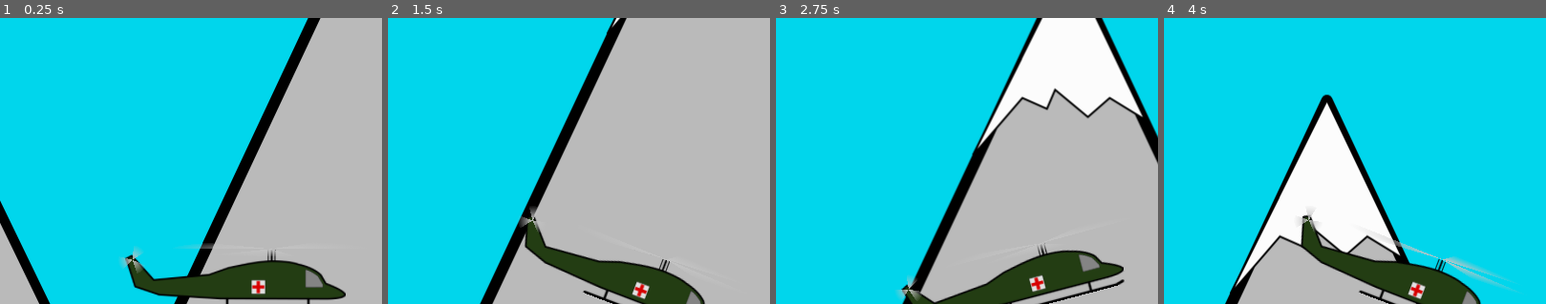
Above: before the commit, frames 1-4 (left to right).
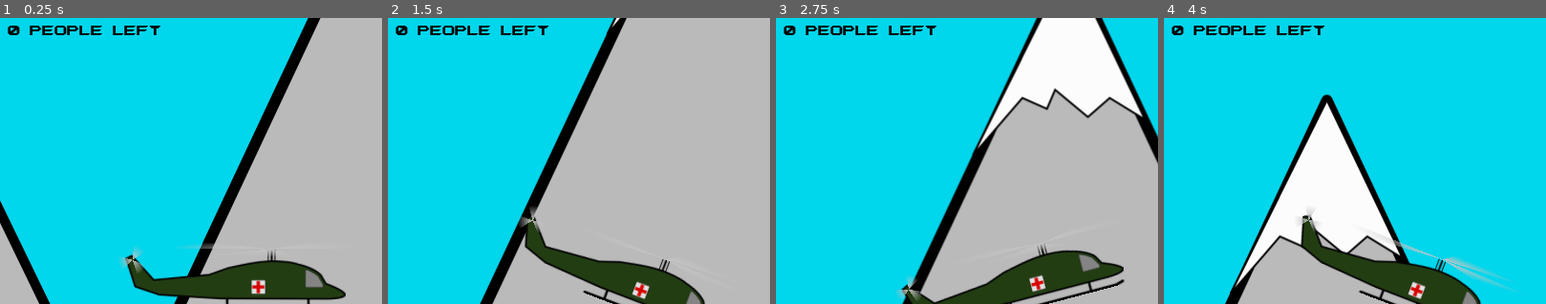
Above: after the commit, the same moments.

Repository: Inglo-Games/EvacHavoc2
Game: Godot game, scene res://scenes/level_template.tscn
Two runs of this game, one before a commit and one after it. Both use one fixed random seed, a clock stepped at 60 frames per second and the inputs below. This scene is started directly instead of the project's main scene.
Inputs (mouse positions are % of the whole screen's width and height, from its top left):
- Up to frame 1 (0.25 s): no input
- Up to frame 2 (1.5 s): tap Enter at 0.5 s; move the mouse to (72, 45) at 0.52 s; hold Right (move_right) from 0.53 s (still down); click (72, 45) at 0.67 s; tap Up (move_up) at 0.77 s; move the mouse to (30, 55) at 1.27 s
- Up to frame 3 (2.75 s): tap Up (move_up) at 1.52 s; move the mouse to (60, 28) at 2.02 s; release Right (move_right) at 2.03 s; hold Left (move_left) from 2.03 s (still down)
- Up to frame 4 (4 s): move the mouse to (45, 70) at 2.77 s; release Left (move_left) at 2.78 s; hold Right (move_right) from 2.78 s (still down); click (45, 70) at 2.92 s; tap Up (move_up) at 3.02, 3.77 s; move the mouse to (80, 65) at 3.52 s
The pictures show only the part of the screen within x 18-68%, y 5-55%; the shares and areas given below are measured in that part.

The runs differ from the first frame. In frame 1, 0.6% of the frame differs, in the area x 2-42%, y 2-6%; in frame 2, 0.6%; in frame 3, 0.6%; in frame 4, 0.6%.

Commit message:
Adding counter for remaining people

Diff:
--- a/game/scenes/level_template.tscn
+++ b/game/scenes/level_template.tscn
@@ -7,6 +7,7 @@
 [ext_resource path="res://assets/sfx/applause.wav" type="AudioStream" id=5]
 [ext_resource path="res://assets/sprites/mountains01.svg" type="Texture" id=6]
 [ext_resource path="res://assets/sprites/helipad.svg" type="Texture" id=7]
+[ext_resource path="res://assets/fonts/dialog_font.tres" type="DynamicFont" id=8]
 
 [sub_resource type="RectangleShape2D" id=3]
 extents = Vector2( 5000, 10 )
@@ -58,6 +59,18 @@
 margin_bottom = -1030.0
 rect_scale = Vector2( 0.2, 0.2 )
 
+[node name="remain_label" type="Label" parent="ui"]
+margin_left = 150.0
+margin_top = 40.0
+margin_right = 310.0
+margin_bottom = 54.0
+custom_fonts/font = ExtResource( 8 )
+custom_colors/font_color = Color( 0, 0, 0, 1 )
+text = "X people left"
+__meta__ = {
+"_edit_use_anchors_": false
+}
+
 [node name="dialog" parent="ui" instance=ExtResource( 4 )]
 visible = false
 margin_bottom = 1.0
--- a/game/scripts/level_template.gd
+++ b/game/scripts/level_template.gd
@@ -8,7 +8,10 @@
 func _ready():
 	$player.connect("remaining_fuel", $ui/gauge, "_on_fuel_update")
 	$helipad.connect("body_entered", self, "_on_helipad_land")
+	for person in get_tree().get_nodes_in_group("people"):
+		person.connect("person_saved", self, "_on_person_saved")
 
+	_on_person_saved()
 	if dialogue_text != []:
 		$ui/dialog.set_lines(dialogue_text)
 		$ui/dialog.visible = true
@@ -27,6 +30,10 @@
 func _on_quit_game():
 	get_tree().quit()
 
+func _on_person_saved():
+	var rem = len(get_tree().get_nodes_in_group("people"))
+	$ui/remain_label.text = "%d people left" % rem
+
 func _on_helipad_land(body):
 	if body is Player and len(get_tree().get_nodes_in_group("people")) == 0:
 		$applause.play()
Not shown: 1 places in game/scenes/level_template.tscn that only renumber resources
